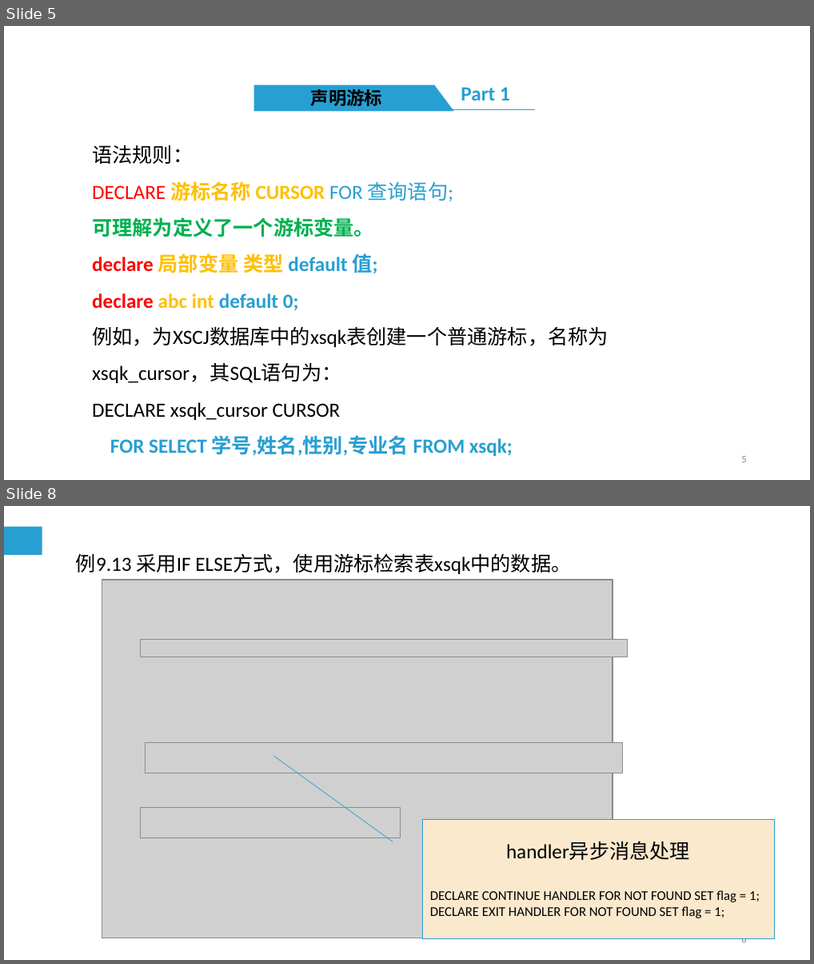
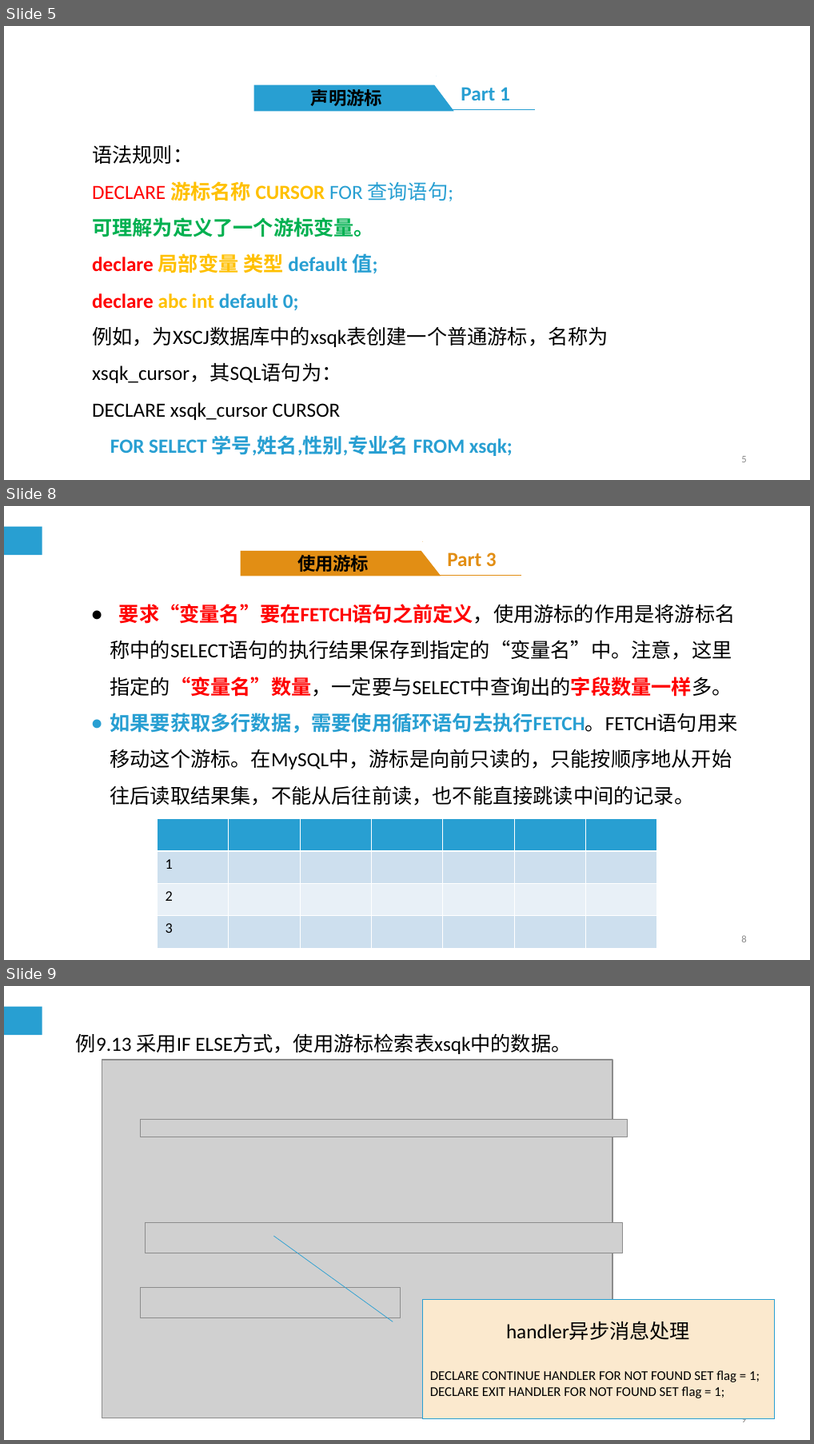
Before and after one commit to cqj726/mysql-s-PPT, a slide deck: PPT/第9章 MySQL编程基础（三）.ppt. Shown one above the other, each under a label of ours: slides 5 and 8 before the commit, slides 5, 8 and 9 after it; the slides between them are not shown. The pictures are 814x964 and 814x1444 pixels, drawn with LibreOffice and Linux fonts; fonts in the diff are those of the drawing; grey boxes stand for pictures. Boxes give left, top, right and bottom in pixels: in the first picture for what was removed or moved away, otherwise in the second. Text is boxed around its words. In the diff, an @@ line names an element or a change of style, - is before the commit and + after.

```diff
--- a/PPT/第9章 MySQL编程基础（三）.ppt
+++ b/PPT/第9章 MySQL编程基础（三）.ppt
@@ slide 8 added at (x1=4, y1=506, x2=810, y2=960), background #FFFFFF; not listed: 1 template element that a slide beside it also shows @@
@@ freeform shape added at (x1=241, y1=551, x2=440, y2=576), fill #E28E14, outline #E28E14 0.74 pt, 16 pt, text #000000, bold @@
+使用游标
@@ freeform shape added at (x1=422, y1=541, x2=522, y2=576), outline #E28E14 0.74 pt, 18 pt, text #E28E14, bold @@
+Part 3
@@ text added at (x1=110, y1=604, x2=738, y2=805), 18 pt, text #000000 @@
+● 要求“变量名”要在FETCH语句之前定义，使用游标的作用是将游标名称中的SELECT语句的执行结果保存到指定的“变量名”中。注意，这里指定的“变量名”数量，一定要与SELECT中查询出的字段数量一样多。
+● 如果要获取多行数据，需要使用循环语句去执行FETCH。FETCH语句用来移动这个游标。在MySQL中，游标是向前只读的，只能按顺序地从开始往后读取结果集，不能从后往前读，也不能直接跳读中间的记录。
@@ table added at (x1=158, y1=819, x2=660, y2=938), 4 rows, 7 columns @@
+ |  |  |  |  |  | 
+1 |  |  |  |  |  | 
+2 |  |  |  |  |  | 
+3 |  |  |  |  |  | 
@@ page number added at (x1=742, y1=935, x2=746, y2=942), 9 pt, text #898989 @@
+8
@@ what was slide 8 is now slide 9 @@
@@ page number at (x1=742, y1=1418, x2=746, y2=1425): text changed @@
-8
+9
```
Also in this commit, not shown: 3 slides changed, 1 other slide added, 1 slide removed, 1 other file.
